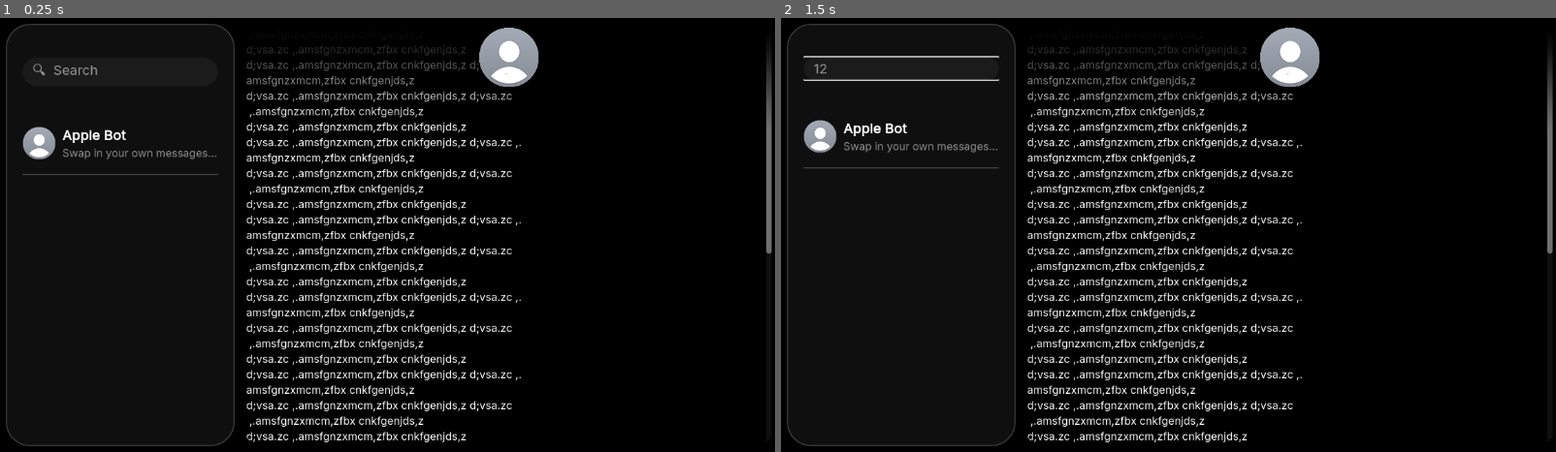
Above: before the commit, frames 1-2 (left to right).
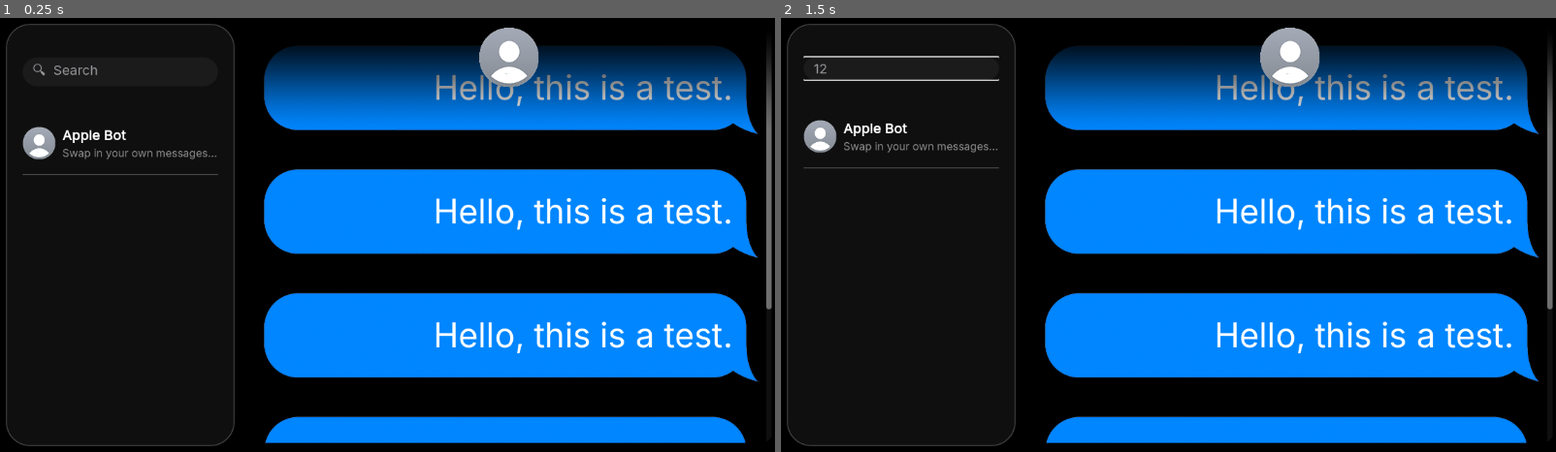
Above: after the commit, the same moments.

Repository: josephsmithberger/copy-paste-interrogate
Game: Godot game, scene res://scenes/main_window.tscn
Same seed, same stepped clock (60 frames per second), same inputs: the game is played once before the commit and once after it.
Inputs (mouse positions are in pixels of both pictures, inside the frame that each line leads up to):
- Up to frame 1 (0.25 s): no input
- Up to frame 2 (1.5 s): click (905, 70) at 0.52 s; type "12" at 0.6 s; tap Enter at 1.25 s

The runs differ from the first frame. In frame 1, 41% of the frame differs, in the area x 31-100%, y 6-98%; in frame 2, 41%.

Commit message:
Chat view

Diff:
--- a/scenes/main_window.tscn
+++ b/scenes/main_window.tscn
@@ -1,10 +1,9 @@
-[gd_scene load_steps=10 format=3 uid="uid://86c4yi82mspk"]
+[gd_scene load_steps=9 format=3 uid="uid://86c4yi82mspk"]
 
 [ext_resource type="Theme" uid="uid://ylaclft01m8p" path="res://assets/ui/styling.tres" id="1_ax7xg"]
 [ext_resource type="Script" uid="uid://b27qw68lgcnix" path="res://scripts/chatlist_handler.gd" id="2_exmdq"]
+[ext_resource type="PackedScene" uid="uid://0fwgneb3lh3h" path="res://scenes/message_bubble.tscn" id="3_ax7xg"]
 [ext_resource type="Texture2D" uid="uid://cnsgc7xm8g6tv" path="res://assets/profile_icons/placeholder.png" id="3_k1aoa"]
-[ext_resource type="Texture2D" uid="uid://bywugjr51bct2" path="res://template.PNG" id="4_6aa16"]
-[ext_resource type="Texture2D" uid="uid://bayf68ou81f2j" path="res://assets/ui/message_bubble.png" id="5_exmdq"]
 
 [sub_resource type="StyleBoxFlat" id="StyleBoxFlat_pp484"]
 content_margin_left = 25.0
@@ -109,58 +108,37 @@
 [node name="ScrollContainer" type="ScrollContainer" parent="MarginContainer/HSplitContainer/ChatView"]
 layout_mode = 2
 
-[node name="Label" type="Label" parent="MarginContainer/HSplitContainer/ChatView/ScrollContainer"]
+[node name="VBoxContainer" type="VBoxContainer" parent="MarginContainer/HSplitContainer/ChatView/ScrollContainer"]
 layout_mode = 2
-text = " ,.amsfgnzxmcm,zfbx cnkfgenjds,z
-d;vsa.zc ,.amsfgnzxmcm,zfbx cnkfgenjds,z
-d;vsa.zc ,.amsfgnzxmcm,zfbx cnkfgenjds,z d;vsa.zc ,.
-amsfgnzxmcm,zfbx cnkfgenjds,z
-d;vsa.zc ,.amsfgnzxmcm,zfbx cnkfgenjds,z d;vsa.zc
- ,.amsfgnzxmcm,zfbx cnkfgenjds,z
-d;vsa.zc ,.amsfgnzxmcm,zfbx cnkfgenjds,z
-d;vsa.zc ,.amsfgnzxmcm,zfbx cnkfgenjds,z d;vsa.zc ,.
-amsfgnzxmcm,zfbx cnkfgenjds,z
-d;vsa.zc ,.amsfgnzxmcm,zfbx cnkfgenjds,z d;vsa.zc
- ,.amsfgnzxmcm,zfbx cnkfgenjds,z
-d;vsa.zc ,.amsfgnzxmcm,zfbx cnkfgenjds,z
-d;vsa.zc ,.amsfgnzxmcm,zfbx cnkfgenjds,z d;vsa.zc ,.
-amsfgnzxmcm,zfbx cnkfgenjds,z
-d;vsa.zc ,.amsfgnzxmcm,zfbx cnkfgenjds,z d;vsa.zc
- ,.amsfgnzxmcm,zfbx cnkfgenjds,z
-d;vsa.zc ,.amsfgnzxmcm,zfbx cnkfgenjds,z
-d;vsa.zc ,.amsfgnzxmcm,zfbx cnkfgenjds,z d;vsa.zc ,.
-amsfgnzxmcm,zfbx cnkfgenjds,z
-d;vsa.zc ,.amsfgnzxmcm,zfbx cnkfgenjds,z d;vsa.zc
- ,.amsfgnzxmcm,zfbx cnkfgenjds,z
-d;vsa.zc ,.amsfgnzxmcm,zfbx cnkfgenjds,z
-d;vsa.zc ,.amsfgnzxmcm,zfbx cnkfgenjds,z d;vsa.zc ,.
-amsfgnzxmcm,zfbx cnkfgenjds,z
-d;vsa.zc ,.amsfgnzxmcm,zfbx cnkfgenjds,z d;vsa.zc
- ,.amsfgnzxmcm,zfbx cnkfgenjds,z
-d;vsa.zc ,.amsfgnzxmcm,zfbx cnkfgenjds,z
-d;vsa.zc ,.amsfgnzxmcm,zfbx cnkfgenjds,z d;vsa.zc ,.
-amsfgnzxmcm,zfbx cnkfgenjds,z
-d;vsa.zc ,.amsfgnzxmcm,zfbx cnkfgenjds,z d;vsa.zc
- ,.amsfgnzxmcm,zfbx cnkfgenjds,z
-d;vsa.zc ,.amsfgnzxmcm,zfbx cnkfgenjds,z
-d;vsa.zc ,.amsfgnzxmcm,zfbx cnkfgenjds,z d;vsa.zc ,.
-amsfgnzxmcm,zfbx cnkfgenjds,z
-d;vsa.zc ,.amsfgnzxmcm,zfbx cnkfgenjds,z d;vsa.zc
- ,.amsfgnzxmcm,zfbx cnkfgenjds,z
-d;vsa.zc ,.amsfgnzxmcm,zfbx cnkfgenjds,z
-d;vsa.zc ,.amsfgnzxmcm,zfbx cnkfgenjds,z d;vsa.zc ,.
-amsfgnzxmcm,zfbx cnkfgenjds,z
-d;vsa.zc ,.amsfgnzxmcm,zfbx cnkfgenjds,z d;vsa.zc
- ,.amsfgnzxmcm,zfbx cnkfgenjds,z
-d;vsa.zc ,.amsfgnzxmcm,zfbx cnkfgenjds,z
-d;vsa.zc ,.amsfgnzxmcm,zfbx cnkfgenjds,z d;vsa.zc ,.
-amsfgnzxmcm,zfbx cnkfgenjds,z
-d;vsa.zc ,.amsfgnzxmcm,zfbx cnkfgenjds,z d;vsa.zc
- ,.amsfgnzxmcm,zfbx cnkfgenjds,z
-d;vsa.zc ,.amsfgnzxmcm,zfbx cnkfgenjds,z
-d;vsa.zc ,.amsfgnzxmcm,zfbx cnkfgenjds,z d;vsa.zc ,.
-amsfgnzxmcm,zfbx cnkfgenjds,z
-d;vsa.zc ,.amsfgnzxmcm,zfbx cnkfgenjds,z d;vsa.zc"
+size_flags_horizontal = 3
+size_flags_vertical = 3
+size_flags_stretch_ratio = 20.0
+alignment = 2
+
+[node name="message_bubble" parent="MarginContainer/HSplitContainer/ChatView/ScrollContainer/VBoxContainer" instance=ExtResource("3_ax7xg")]
+layout_mode = 2
+size_flags_horizontal = 1
+size_flags_vertical = 1
+
+[node name="message_bubble2" parent="MarginContainer/HSplitContainer/ChatView/ScrollContainer/VBoxContainer" instance=ExtResource("3_ax7xg")]
+layout_mode = 2
+size_flags_horizontal = 1
+size_flags_vertical = 1
+
+[node name="message_bubble3" parent="MarginContainer/HSplitContainer/ChatView/ScrollContainer/VBoxContainer" instance=ExtResource("3_ax7xg")]
+layout_mode = 2
+size_flags_horizontal = 1
+size_flags_vertical = 1
+
+[node name="message_bubble4" parent="MarginContainer/HSplitContainer/ChatView/ScrollContainer/VBoxContainer" instance=ExtResource("3_ax7xg")]
+layout_mode = 2
+size_flags_horizontal = 1
+size_flags_vertical = 1
+
+[node name="message_bubble5" parent="MarginContainer/HSplitContainer/ChatView/ScrollContainer/VBoxContainer" instance=ExtResource("3_ax7xg")]
+layout_mode = 2
+size_flags_horizontal = 1
+size_flags_vertical = 1
 
 [node name="Fade" type="TextureRect" parent="MarginContainer/HSplitContainer/ChatView"]
 layout_mode = 2
@@ -169,6 +147,7 @@
 
 [node name="VBoxContainer" type="VBoxContainer" parent="MarginContainer/HSplitContainer/ChatView"]
 layout_mode = 2
+mouse_filter = 2
 
 [node name="Profile_icon" type="TextureRect" parent="MarginContainer/HSplitContainer/ChatView/VBoxContainer"]
 layout_mode = 2
@@ -176,24 +155,3 @@
 size_flags_vertical = 4
 texture = ExtResource("3_k1aoa")
 stretch_mode = 3
-
-[node name="Template" type="Sprite2D" parent="."]
-visible = false
-position = Vector2(531, 369)
-scale = Vector2(0.45, 0.45)
-texture = ExtResource("4_6aa16")
-
-[node name="NinePatchRect" type="NinePatchRect" parent="."]
-layout_mode = 0
-offset_left = -383.5
-offset_top = 137.0
-offset_right = -173.5
-offset_bottom = 317.0
-scale = Vector2(0.5, 0.5)
-texture = ExtResource("5_exmdq")
-patch_margin_left = 110
-patch_margin_top = 100
-patch_margin_right = 100
-patch_margin_bottom = 80
-axis_stretch_horizontal = 2
-axis_stretch_vertical = 2
--- /dev/null
+++ b/scenes/message_bubble.tscn
@@ -0,0 +1,39 @@
+[gd_scene load_steps=3 format=3 uid="uid://0fwgneb3lh3h"]
+
+[ext_resource type="Texture2D" uid="uid://bayf68ou81f2j" path="res://assets/ui/message_bubble.png" id="1_oevmw"]
+[ext_resource type="Theme" uid="uid://ylaclft01m8p" path="res://assets/ui/styling.tres" id="3_r6wk0"]
+
+[node name="message_bubble" type="MarginContainer"]
+anchors_preset = 15
+anchor_right = 1.0
+anchor_bottom = 1.0
+grow_horizontal = 2
+grow_vertical = 2
+size_flags_horizontal = 8
+
+[node name="bubble" type="NinePatchRect" parent="."]
+layout_mode = 2
+texture = ExtResource("1_oevmw")
+patch_margin_left = 110
+patch_margin_top = 100
+patch_margin_right = 100
+patch_margin_bottom = 80
+axis_stretch_horizontal = 2
+axis_stretch_vertical = 2
+
+[node name="MarginContainer" type="MarginContainer" parent="."]
+layout_mode = 2
+theme_override_constants/margin_left = 50
+theme_override_constants/margin_top = 50
+theme_override_constants/margin_right = 50
+theme_override_constants/margin_bottom = 50
+
+[node name="message" type="Label" parent="MarginContainer"]
+custom_minimum_size = Vector2(1, 1)
+layout_mode = 2
+size_flags_vertical = 1
+theme = ExtResource("3_r6wk0")
+theme_override_font_sizes/font_size = 50
+text = "Hello, this is a test."
+horizontal_alignment = 2
+vertical_alignment = 1
--- a/scenes/user_message.tscn
+++ /dev/null
@@ -1,25 +0,0 @@
-[gd_scene load_steps=4 format=3 uid="uid://0fwgneb3lh3h"]
-
-[ext_resource type="Texture2D" uid="uid://bayf68ou81f2j" path="res://assets/ui/message_bubble.png" id="1_oevmw"]
-[ext_resource type="Script" uid="uid://dgvigkvhifkg7" path="res://scripts/message_handler.gd" id="2_p2f0m"]
-[ext_resource type="Theme" uid="uid://ylaclft01m8p" path="res://assets/ui/styling.tres" id="3_r6wk0"]
-
-[node name="user_message" type="NinePatchRect"]
-offset_right = 210.0
-offset_bottom = 180.0
-scale = Vector2(0.5, 0.5)
-texture = ExtResource("1_oevmw")
-patch_margin_left = 110
-patch_margin_top = 100
-patch_margin_right = 100
-patch_margin_bottom = 80
-axis_stretch_horizontal = 2
-axis_stretch_vertical = 2
-script = ExtResource("2_p2f0m")
-
-[node name="Label" type="Label" parent="."]
-layout_mode = 0
-offset_right = 40.0
-offset_bottom = 23.0
-theme = ExtResource("3_r6wk0")
-text = "Placeholder"
--- a/scripts/message_handler.gd
+++ /dev/null
@@ -1,3 +0,0 @@
-extends NinePatchRect
-@export var message:String = "placeholder"
-#set $Label.text to message and make the patch rect fit it.
Not shown, removed: scripts/message_handler.gd.uid
Not shown, changed: assets/.DS_Store
